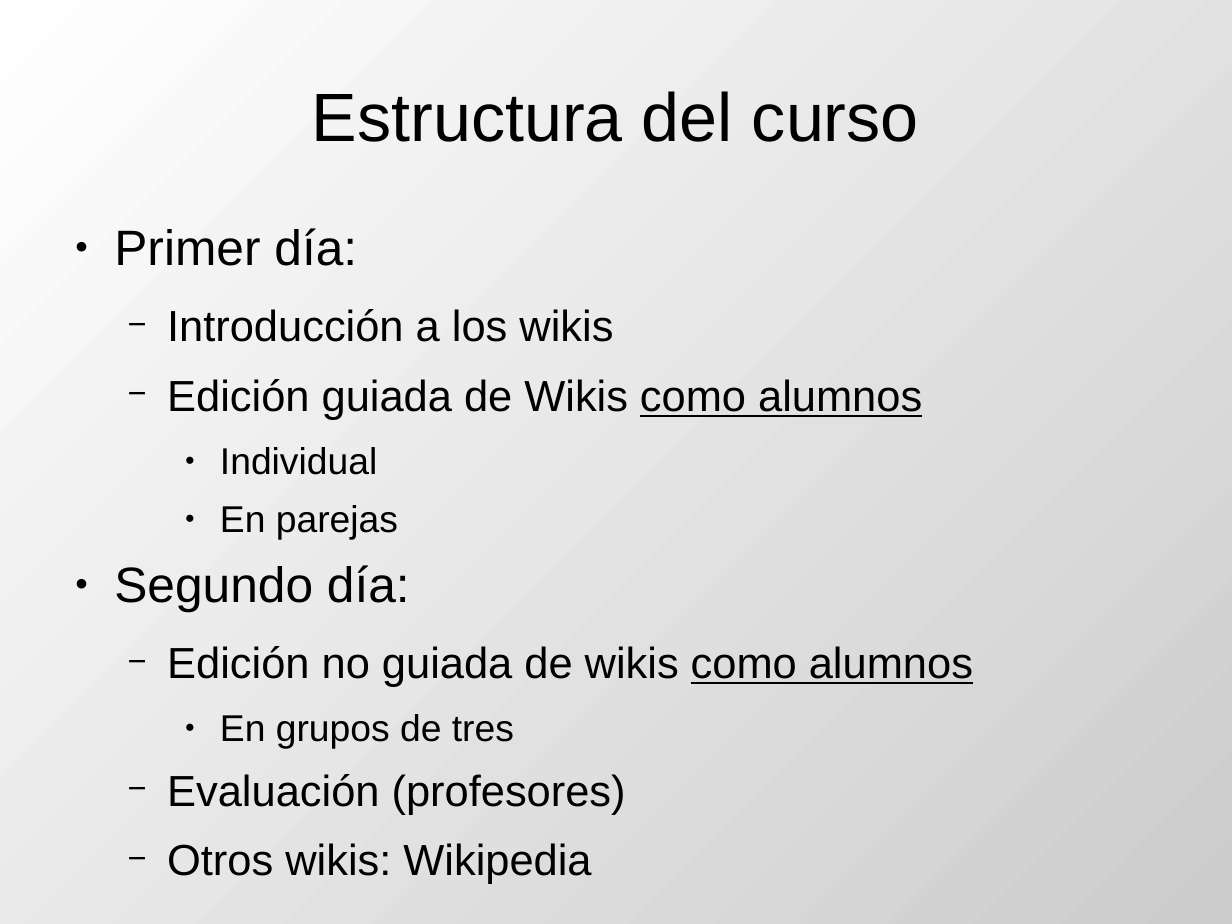
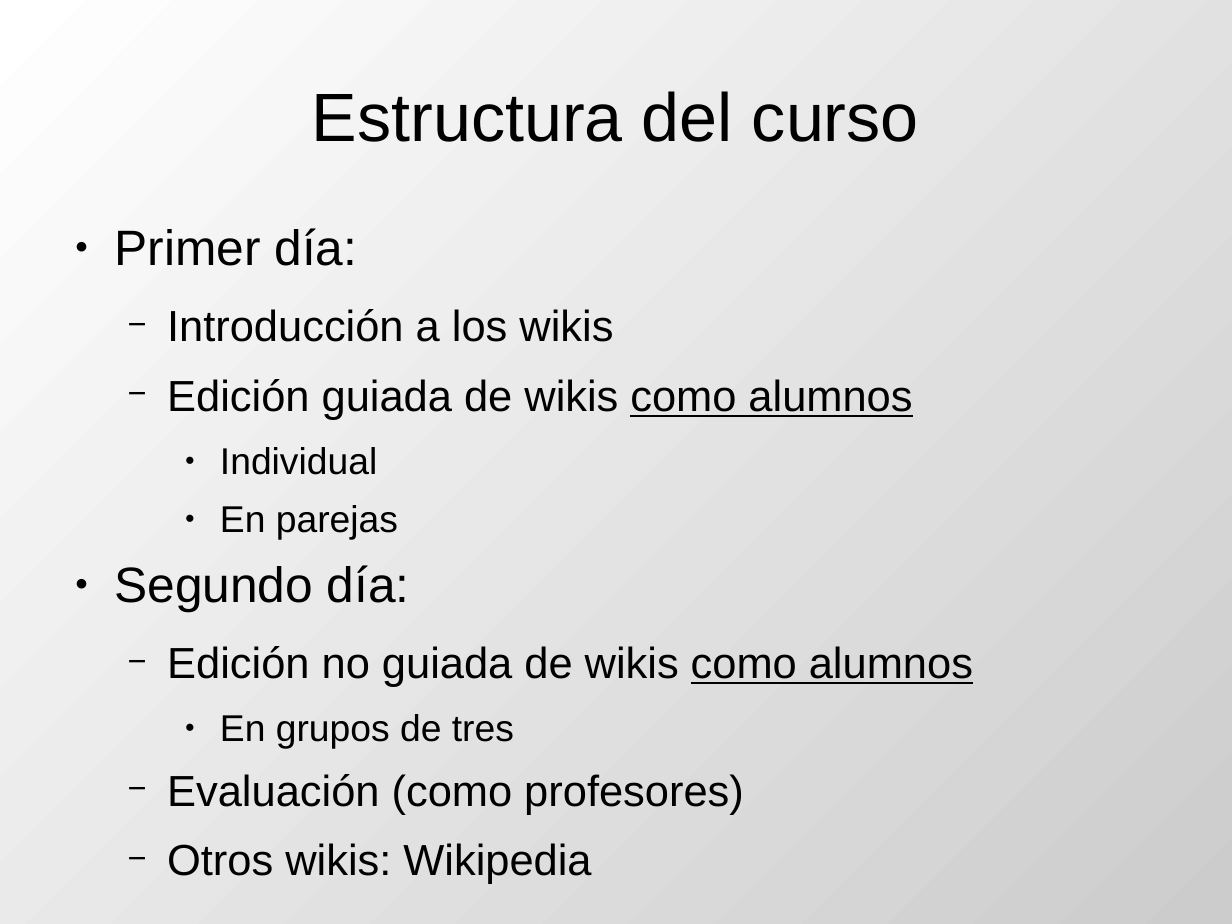
Before and after one commit to DrPantera/wikis4education, a slide deck: slide 4 of uca-2015/tema-0-Presentacion.odp. Drawn at 1232x924 pixels with LibreOffice and Linux fonts; fonts in the diff are those of the drawing. Boxes give left, top, right and bottom in pixels: in the first picture for what was removed or moved away, otherwise in the second. Text is boxed around its words. In the diff, an @@ line names an element or a change of style, - is before the commit and + after.

```diff
--- a/uca-2015/tema-0-Presentacion.odp
+++ b/uca-2015/tema-0-Presentacion.odp
@@ text at (167,379,912,420): text changed @@
-  − Edición guiada de Wikis como alumnos
+  − Edición guiada de wikis como alumnos
@@ text at (167,774,744,815): text changed @@
-  − Evaluación (profesores)
+  − Evaluación (como profesores)
```
Also in this commit, not shown: 2 other slides changed, 3 other files.
